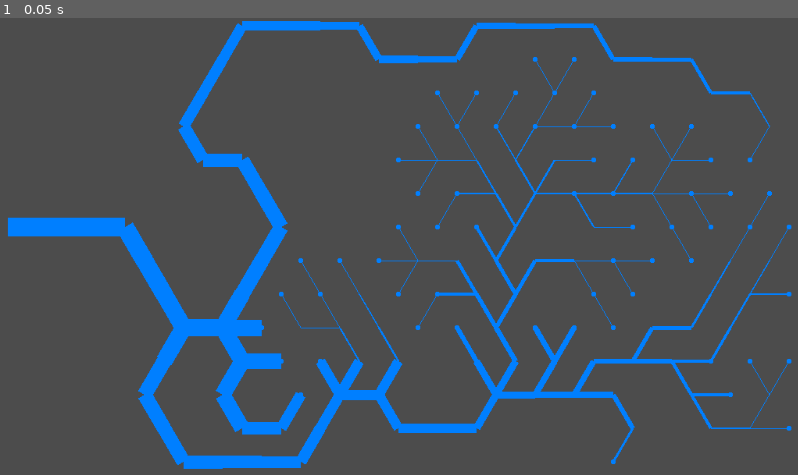
Above: before the commit, frame 1.
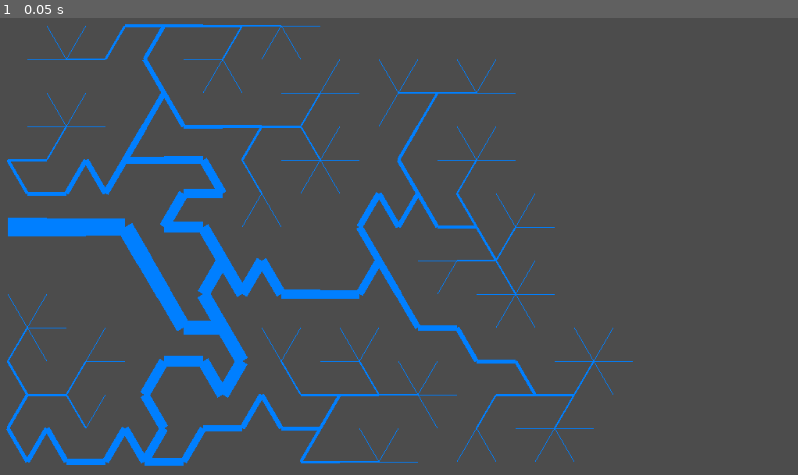
Above: after the commit, the same moment.

Repository: MichaelReel/2DMapGen
Game: Godot game, scene res://TrigridRivers.tscn
The game is run twice, just before and just after one commit, with the same random seed, the same clock (stepped at 60 frames per second) and the same inputs. This scene is started directly instead of the project's main scene.
Inputs:
- Up to frame 1 (0.05 s): no input

The runs differ from the first frame. In frame 1, 13% of the frame differs, in the area x 0-100%, y 0-99%.

Commit message:
Fixed algoritm not to revisit points that were in the available but visited further down a different stack.

Diff:
--- a/TrigridRivers.gd
+++ b/TrigridRivers.gd
@@ -3,11 +3,12 @@
 const TRI_SIDE : float = 50.0
 const MIN_DEPTH : float = 1.0
 const START_DEPTH : float = 25.0
-const DEPTH_CHANGE : float = 0.5
+const DEPTH_CHANGE : float = 1.0
 
 onready var width := rect_size.x
 onready var height := rect_size.y
 onready var grid : TriGrid
+
 
 class TriPoint:
 	# A point in a trianglular grid
@@ -24,6 +25,8 @@
 		col = x
 		row = y
 		connections = []
+		downstream = null
+		depth = 0.0
 		drawn = false
 
 	func set_neighbors(neighbors : Array):
@@ -35,9 +38,8 @@
 		connections.append(connection)
 
 
-
 class TriGrid:
-	# A grid points that are triangular in placement
+	# A grid of points that are triangular in placement
 	var points := []
 	var sources := []
 
@@ -72,27 +74,33 @@
 			#next row
 			row_ind += 1
 
-	func flow_to(col : int, row : int, depth : float, downstream = null):
-		# TODO: Recursive algorithm to visit unvisited points via connections
+	func flow_from(col : int, row : int, depth : float, downstream = null):
+		# Recursive algorithm to visit unvisited points via connections
+
+		# Mark this point as visited
 		var point = points[row][col]
 		point.depth = depth
 		if downstream != null:
 			point.downstream = downstream
 		else:
 			point.downstream = point # Sink
-		# Proportion a part of the depth to each available connection
-		if depth < MIN_DEPTH:
+
+		# Record this point as a river source
+		if point.depth <= MIN_DEPTH:
 			sources.append(point)
 			return
+
+		# Get a list of visitable sources
 		var available = []
 		for conn in point.connections:
 			if conn.downstream == null:
 				available.append(conn)
 
+		# Visit any sources still available in random order
 		available.shuffle()
 		for conn in available:
-			flow_to(conn.col, conn.row, point.depth - DEPTH_CHANGE, point)
-
+			if conn.downstream == null:
+				flow_from(conn.col, conn.row, point.depth - DEPTH_CHANGE, point)
 
 	func draw_guides(canvas : CanvasItem, color : Color):
 		for row_ind in range (0, points.size()):
@@ -104,24 +112,18 @@
 
 	func draw_flows(canvas : CanvasItem, color : Color):
 		for source in sources:
-			canvas.draw_circle(source.pos, 3.0, color)
-			var point = source
+#			canvas.draw_circle(source.pos, 3.0, color)
+			var point : TriPoint = source
 			while (point.downstream != null and not point.drawn):
 				canvas.draw_line(point.pos, point.downstream.pos, color, point.depth)
 				point.drawn = true
 				point = point.downstream
 
+
 func _ready():
-#   # This is really just starter debug to check dimension
-#	var imageTexture := ImageTexture.new()
-#	var noise : OpenSimplexNoise = OpenSimplexNoise.new()
-#	var noiseImage : Image = noise.get_image(width, height)
-#	imageTexture.create_from_image(noiseImage)
-#	self.texture = imageTexture
-
 	seed(1)
 	grid = TriGrid.new(width, height)
-	grid.flow_to(0, 6, START_DEPTH)
+	grid.flow_from(0, 6, START_DEPTH)
 
 func _draw():
 #	grid.draw_guides(self, Color(1.0, 1.0, 1.0, 0.1))
